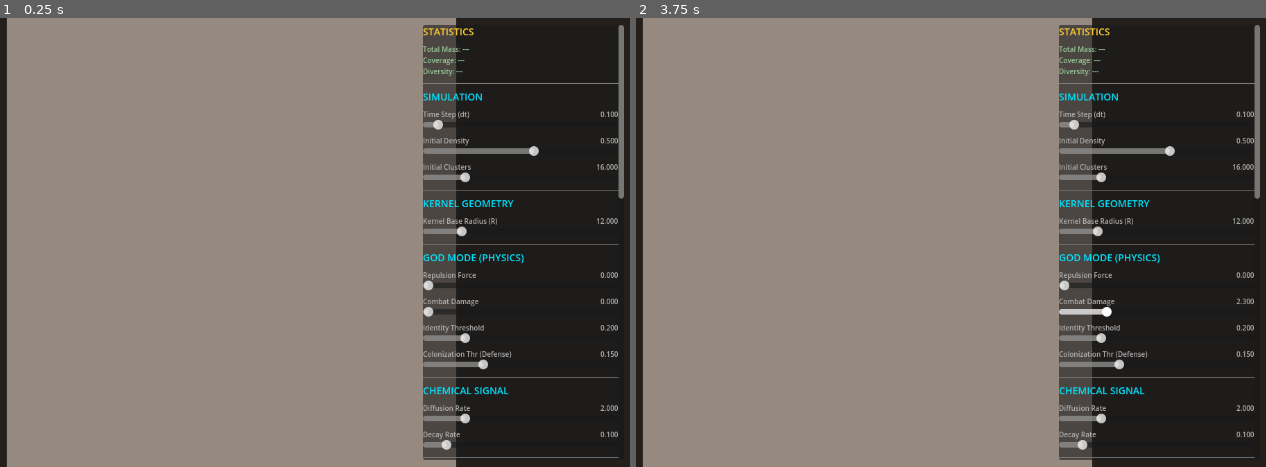
Above: before the commit, frames 1-2 (left to right).
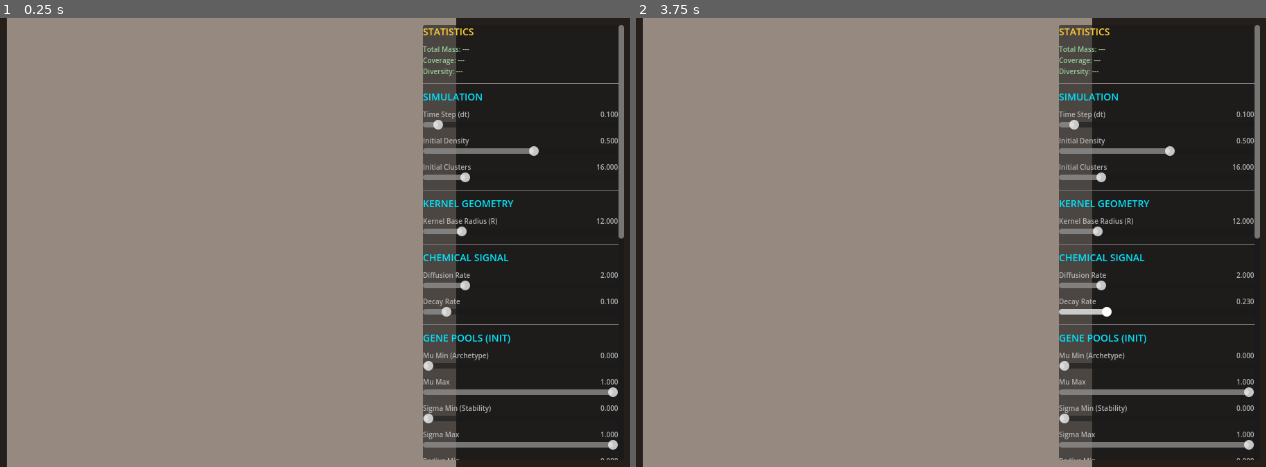
Above: after the commit, the same moments.

Repository: pvtrcorps/L_0001
Game: Godot game, scene res://simulation/Main.tscn
Two runs of this game, one before a commit and one after it. Both use one fixed random seed, a clock stepped at 60 frames per second and the inputs below.
Inputs (mouse positions are in pixels of both pictures, inside the frame that each line leads up to):
- Up to frame 1 (0.25 s): no input
- Up to frame 2 (3.75 s): tap Enter at 0.5, 2, 3.5 s; move the mouse to (1045, 220) at 0.52 s; click (1045, 220) at 0.67 s; tap Space at 1.25, 2.75 s; drag from (705, 264) to (825, 332) at 1.27 s; move the mouse to (944, 143) at 2.02 s; click (944, 143) at 2.17 s; drag from (825, 332) to (outside the picture) at 2.77 s; move the mouse to (1108, 309) at 3.52 s; click (1108, 309) at 3.67 s

The runs differ from the first frame. In frame 1, 2.5% of the frame differs, in the area x 67-100%, y 39-99%; in frame 2, 2.5%.
Error in both runs: Cannot call method 'uniform_set_create' on a null value. (res://simulation/LeniaSimulation.gd:509)

Commit message:
Smooth Flow Lenia

Diff:
--- a/simulation/LeniaSimulation.gd
+++ b/simulation/LeniaSimulation.gd
@@ -180,10 +180,10 @@
 		params["dt"], params["seed"],          # float u_dt, u_seed
 		# Kernel parameters
 		params["R"],                           # float u_R
-		0.0, 0.0, params["identity_thr"],      # Removed repulsion/damage
+		0.0, 0.0, 0.0,                         # Padding (Removed repulsion/damage/id_thr)
 		# Evolution
-		0.0,                                   # Removed mutation_rate
-		0.0,                                   # Removed base_decay
+		0.0,                                   # Padding (Removed mutation_rate)
+		0.0,                                   # Padding (Removed base_decay)
 		# Initialization
 		params["init_clusters"],               # float u_init_clusters
 		params["init_density"],                # float u_init_density
--- a/simulation/Main.gd
+++ b/simulation/Main.gd
@@ -21,19 +21,9 @@
 	"Kernel Geometry": [
 		["R", "Kernel Base Radius (R)", 8.0, 30.0, 1.0]
 	],
-	"God Mode (Physics)": [
-		["repulsion", "Repulsion Force", 0.0, 20.0, 0.5],
-		["damage", "Combat Damage", 0.0, 10.0, 0.1],
-		["identity_thr", "Identity Threshold", 0.0, 1.0, 0.01],
-		["colonize_thr", "Colonization Thr (Defense)", 0.0, 0.5, 0.01]
-	],
 	"Chemical Signal": [
 		["signal_diff", "Diffusion Rate", 0.0, 10.0, 0.1],
 		["signal_decay", "Decay Rate", 0.0, 1.0, 0.01]
-	],
-	"Evolution": [
-		["mutation_rate", "Mutation Rate", 0.0, 0.2, 0.005],
-		["base_decay", "Base Decay", 0.0, 0.1, 0.005]
 	],
 	"Gene Pools (Init)": [
 		["g_mu_min", "Mu Min (Archetype)", 0.0, 1.0, 0.05],
--- a/simulation/display/lenia_render.gdshader
+++ b/simulation/display/lenia_render.gdshader
@@ -22,6 +22,32 @@
     return vec2(a, b);
 }
 
+// Helper to get color from a specific integer grid coordinate
+vec3 get_pixel_color(ivec2 coords, vec2 tex_size) {
+    // Clamp coordinates
+    coords = clamp(coords, ivec2(0), ivec2(tex_size) - 1);
+    vec2 uv = (vec2(coords) + 0.5) / tex_size;
+
+    vec4 genome = texture(tex_genome, uv);
+
+    // Decode genes
+    vec2 mu_sigma = unpack2(genome.r);
+    float g_mu = mu_sigma.x;
+    float g_sigma = mu_sigma.y;
+
+    vec2 affinity_lambda = unpack2(genome.b);
+    float g_affinity = affinity_lambda.x;
+
+    // Color mapping logic (same as before)
+    float hue = g_mu + g_affinity * 0.15;
+    float saturation = 0.5 + g_sigma * 0.5;
+    // Note: We don't multiply by mass here, we just want the base species color.
+    // Brightness/Alpha will be handled by the interpolated mass later.
+    float val = 1.0;
+
+    return hsv2rgb(vec3(hue, saturation, val));
+}
+
 void fragment() {
     // Calculate aspect ratio correction
     vec2 resolution = 1.0 / SCREEN_PIXEL_SIZE;
@@ -43,32 +69,34 @@
     uv += camera_pos;
     uv += 0.5;
 
-    // Darken out-of-bounds areas
+    // Vignette
     float vignette = 1.0;
     if(uv.x < 0.0 || uv.x > 1.0 || uv.y < 0.0 || uv.y > 1.0) {
         vignette = 0.1;
     }
 
     vec4 state = texture(tex_state, uv);
-    vec4 genome = texture(tex_genome, uv);
+    float mass = state.r;
     float signal = texture(tex_signal, uv).r;
 
-    float mass = state.r;
+    // Manual Bilinear Interpolation for Genome Color
+    vec2 tex_size = vec2(textureSize(tex_genome, 0));
+    vec2 pixel_pos = uv * tex_size - 0.5;
+    ivec2 i_pos = ivec2(floor(pixel_pos));
+    vec2 f_pos = fract(pixel_pos);
 
-    // Decode genes for visualization (Updated for 8-gene packing)
-    vec2 mu_sigma = unpack2(genome.r);
-    float g_mu = mu_sigma.x;
-    float g_sigma = mu_sigma.y;
+    vec3 c00 = get_pixel_color(i_pos, tex_size);
+    vec3 c10 = get_pixel_color(i_pos + ivec2(1, 0), tex_size);
+    vec3 c01 = get_pixel_color(i_pos + ivec2(0, 1), tex_size);
+    vec3 c11 = get_pixel_color(i_pos + ivec2(1, 1), tex_size);
 
-    vec2 affinity_lambda = unpack2(genome.b);
-    float g_affinity = affinity_lambda.x;
+    vec3 top = mix(c00, c10, f_pos.x);
+    vec3 bottom = mix(c01, c11, f_pos.x);
+    vec3 col_base = mix(top, bottom, f_pos.y);
 
-    // Color mapping
-    float hue = g_mu + g_affinity * 0.15;
-    float saturation = 0.5 + g_sigma * 0.5;
-    float brightness = mass * 5.0; // Boosted brightness
-
-    vec3 col = hsv2rgb(vec3(hue, saturation, clamp(brightness, 0.0, 1.0)));
+    // Apply Mass and Brightness
+    float brightness = mass * 5.0;
+    vec3 col = col_base * clamp(brightness, 0.0, 1.0);
     col *= smoothstep(0.0, 0.05, mass);
 
     // Signal layer visualization (Subtle Purple/Cyan Glow)
@@ -76,6 +104,14 @@
     col += signal_col;
 
     // Highlight Logic
+    // Re-sample central genome for selection logic (Nearest Neighbor)
+    vec4 genome = texture(tex_genome, uv);
+    vec2 mu_sigma = unpack2(genome.r);
+    float g_mu = mu_sigma.x;
+    float g_sigma = mu_sigma.y;
+    vec2 affinity_lambda = unpack2(genome.b);
+    float g_affinity = affinity_lambda.x;
+
     if (u_show_select) {
         vec2 radius_flow = unpack2(genome.g);
         float g_radius = radius_flow.x;
Not shown, changed: simulation/shaders/compute_analysis.glsl
Not shown, changed: simulation/shaders/compute_convolution.glsl
Not shown, changed: simulation/shaders/compute_flow_conservative.glsl
Not shown, changed: simulation/shaders/compute_init.glsl
Not shown, changed: simulation/shaders/compute_normalize.glsl
Not shown, changed: simulation/shaders/compute_signal.glsl
Not shown, changed: simulation/shaders/compute_stats.glsl
